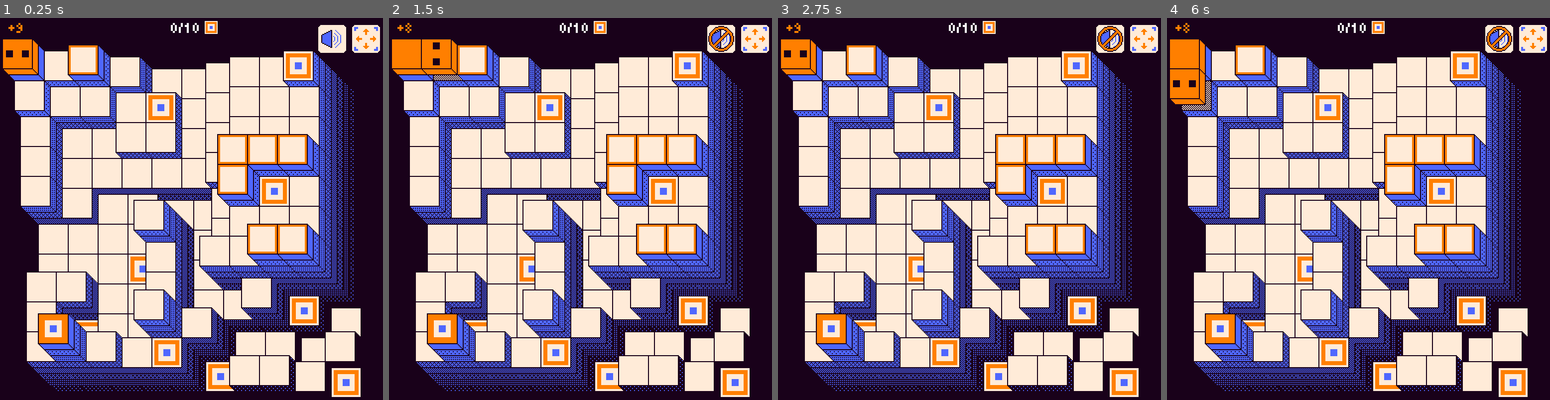
Above: before the commit, frames 1-4 (left to right).
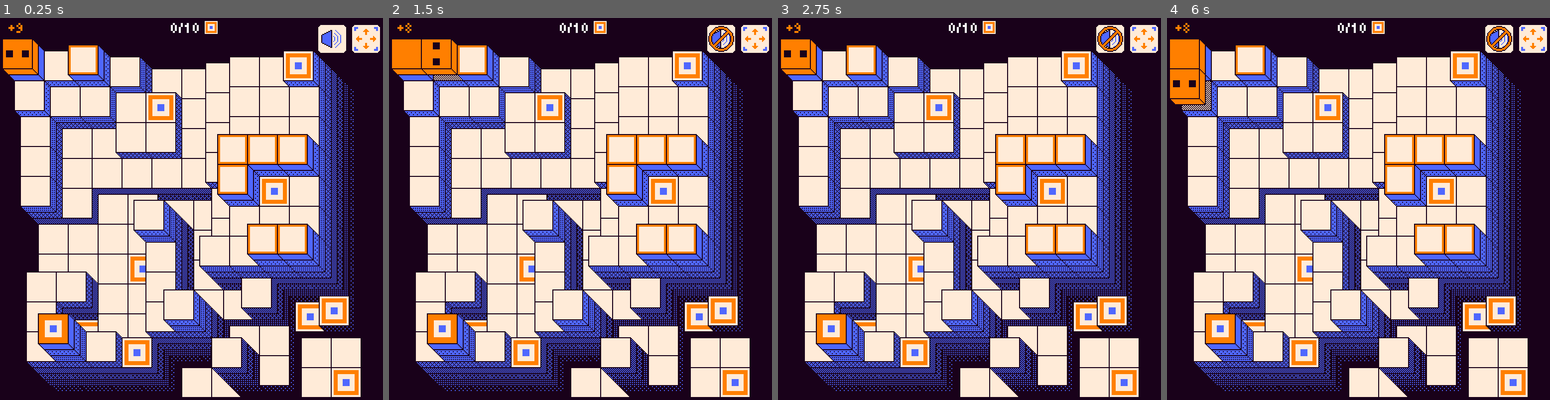
Above: after the commit, the same moments.

Repository: AlexQuenon/serpentithing
Game: Godot game, scene res://scenes/main.tscn
The game is run twice, just before and just after one commit, with the same random seed, the same clock (stepped at 60 frames per second) and the same inputs.
Inputs (mouse positions are in pixels of both pictures, inside the frame that each line leads up to):
- Up to frame 1 (0.25 s): no input
- Up to frame 2 (1.5 s): tap Enter at 0.5 s; hold Right (right) 0.53-1.25 s; tap Space (detach) at 0.6 s; click (722, 37) at 1.25 s
- Up to frame 3 (2.75 s): tap R (reset) at 2 s; hold Down (down) from 2.03 s (still down); tap Z (undo) at 2.1 s
- Up to frame 4 (6 s): tap R (reset) every 0.75 s from 2.75 to 5 s; release Down (down) at 2.78 s; hold Right (right) 2.78-3.53 s; tap Space (detach) at 2.85, 4.35, 5.85 s; hold Up (up) 3.53-4.28 s; tap Z (undo) at 3.6, 5.1 s; hold Left (left) 4.28-5.78 s; hold Down (down) from 5.78 s (still down)

The runs differ from the first frame. In frame 1, 6.7% of the frame differs, in the area x 32-95%, y 71-100%; in frame 2, 6.7%; in frame 3, 6.7%; in frame 4, 6.7%.

Commit message:
de-cheese

Diff:
--- a/code/level.gd
+++ b/code/level.gd
@@ -10,12 +10,12 @@
 	[8, 7, 5, 5, 5, 4, 4, 6, 3, 9],
 	[9, 7, 5, 5, 4, 4, 4, 4, 4, 6],
 	[7, 6, 6, 5, 4, 4, 4, 4, 4, 5],
-	[5, 6, 6, 5, 3, 8, 6, 6, 8, 5],
-	[5, 5, 5, 5, 3, 3, 3, 3, 5, 1],
-	[6, 6, 6, 6, 5, 5, 7, 3, 1, 2],
-	[7, 7, 7, 9, 9, 7, 7, 5, 1, 2],
-	[7, 7, 7, 9, 7, 7, 9, 2, 0, 1],
-	[8, 7, 7, 9, 7, 7, 9, 0, 1, 0]
+	[5, 6, 6, 5, 3, 8, 6, 6, 6, 0],
+	[5, 5, 5, 5, 3, 3, 3, 3, 8, 0],
+	[6, 6, 6, 6, 5, 5, 7, 3, 2, 5],
+	[7, 7, 7, 9, 9, 7, 7, 5, 2, 2],
+	[7, 7, 7, 9, 7, 7, 9, 1, 0, 0],
+	[8, 7, 7, 9, 7, 7, 9, 2, 0, 0]
 ]
 
 const GOALS = [
@@ -26,8 +26,8 @@
 	[8, 7],
 	[1, 8],
 	[1, 9],
-	[4, 9],
-	[5, 9],
+	[3, 9],
+	[9, 7],
 	[9, 9],
 ]
 
